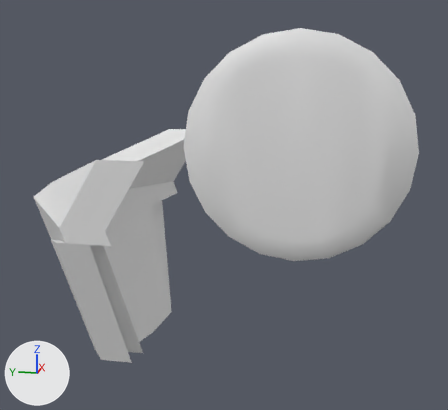
The OBJ model assets/meshes/head/Titan_HeadTrim.obj as it was, and as the next commit left it.
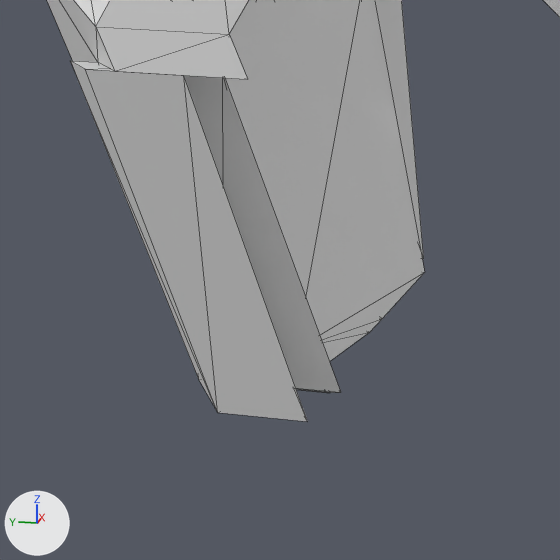
Each version appears first whole from a 50 mm lens placed at (-4.6, -1.09, 1.16), pointed at (0.07, -0.16, 0.0), and next in a close-up on the part from 6% to 49% of the width and 53% to 100% of the height. The axes (+X, +Y, +Z) are drawn at lower left. The lights are the same throughout. The first two pictures are the older version. The close-ups show mesh edges as thin lines. Where no turn or scale is listed for an object, it has been applied to the vertices.

The first close-up shows 'Titan_HeadTrim'.
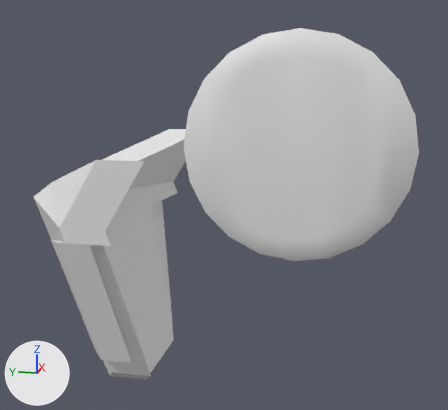
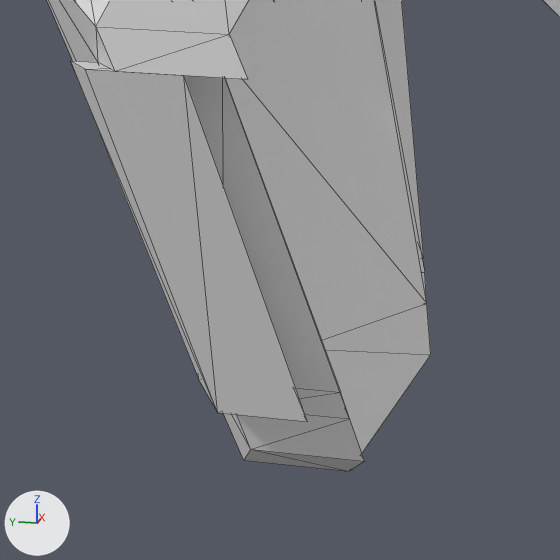
The newer file is also turned or shifted as a whole; pictures and numbers use the older file's frame.

Boxes [x1, y1, x2, y2] around the edits, measured in the close-ups (560 x 560 px; the box of a moved part takes in the faces that stretch with it):
'Titan_HeadTrim', reshaped: before [47, 0, 560, 421]; after [47, 0, 560, 471]
part 1 of me_titan_headtrim, moved or reshaped: before [296, 388, 338, 393]; after [47, 0, 365, 461]
part 2 of me_titan_headtrim, moved or reshaped (not visible before): after [223, 413, 365, 471]
part 3 of me_titan_headtrim, moved or reshaped: before [323, 332, 369, 361]; after [325, 350, 430, 453]
part 4 of me_titan_headtrim, moved or reshaped: before [320, 273, 423, 343]; after [225, 0, 431, 355]
part 5 of me_titan_headtrim, moved or reshaped: before [47, 0, 360, 392]; after [60, 0, 341, 392]

Diff of the bpy script that builds the scene:
```diff
--- a/assets/meshes/head/Titan_HeadTrim.obj.py
+++ b/assets/meshes/head/Titan_HeadTrim.obj.py
@@ me_titan_headtrim @@
 # used by ob_titan_headtrim; location = (0.0, 0.0, 0.0)
-me_titan_headtrim.from_pydata(...)  # 172 vertices, 324 faces; spans x -1.48..1.48, y -1.44..1.44, z -1.28..1.28
-me_titan_headtrim.vertices[8].co = (-0.84, 0.8, 0.0)  # pixel (95, 26)
-me_titan_headtrim.vertices[9].co = (-0.83, 0.76, -0.1)  # pixel (114, 71)
-me_titan_headtrim.vertices[10].co = (-0.58, 0.93, -0.17)  # pixel (97, 62)
-me_titan_headtrim.vertices[11].co = (-0.84, 0.47, 0.0)  # pixel (229, 34)
-me_titan_headtrim.vertices[12].co = (-0.58, 0.6, -0.17)
-me_titan_headtrim.vertices[13].co = (-0.83, 0.44, -0.1)  # pixel (247, 79)
-me_titan_headtrim.vertices[14].co = (0.0, 1.44, 0.0)
-me_titan_headtrim.vertices[15].co = (0.0, 1.11, 0.0)
+me_titan_headtrim.from_pydata(...)  # 172 vertices, 324 faces; spans x -1.48..1.48, y -1.44..1.44, z -1.56..1.28
+# me_titan_headtrim part 1: all 2 vertices in x -0.24, y 0.48..0.81, z -1.19 are moved by (-0.13, -0.1, 0.0)
+# me_titan_headtrim part 2: all 2 vertices in x 0.0, y 0.63..0.96, z -1.28 are moved by (0.0, -0.12, -0.29)
+# me_titan_headtrim part 3: all 2 vertices in x 0.2, y 0.5..0.83, z -1.21 are moved by (0.13, -0.15, -0.12)
+# me_titan_headtrim part 4: all 2 vertices in x 0.24, y 0.48..0.81, z -1.19 are moved by (0.13, -0.1, 0.0)
+# me_titan_headtrim part 5
+me_titan_headtrim.vertices[8].co = (0.0, 1.44, 0.0)
+me_titan_headtrim.vertices[9].co = (0.0, 1.11, 0.0)
+me_titan_headtrim.vertices[10].co = (-0.84, 0.8, 0.0)  # pixel (95, 26)
+me_titan_headtrim.vertices[11].co = (-0.83, 0.76, -0.1)  # pixel (114, 71)
+me_titan_headtrim.vertices[12].co = (-0.58, 0.93, -0.17)  # pixel (97, 62)
+me_titan_headtrim.vertices[13].co = (-0.84, 0.47, 0.0)  # pixel (229, 34)
+me_titan_headtrim.vertices[14].co = (-0.58, 0.6, -0.17)
+me_titan_headtrim.vertices[15].co = (-0.83, 0.44, -0.1)  # pixel (247, 79)
+# other edits to the shape of me_titan_headtrim do not show in these pictures
```
